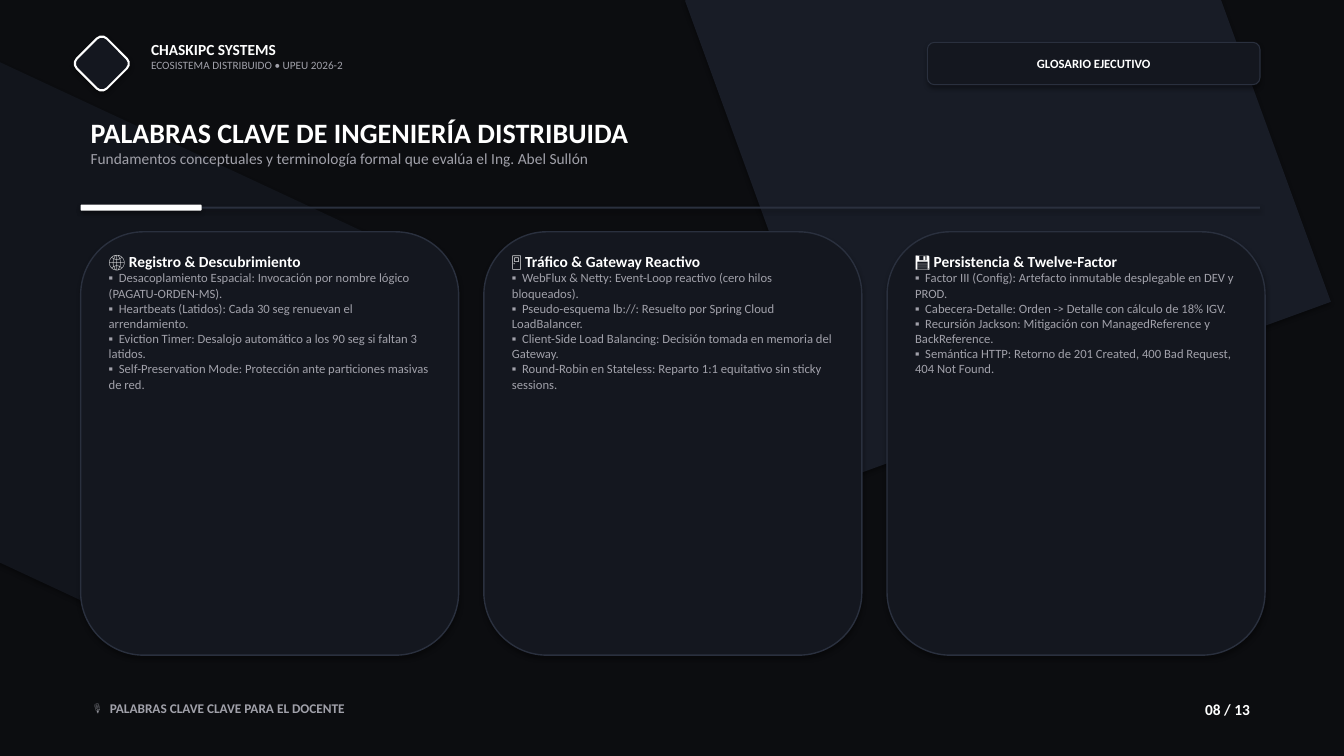
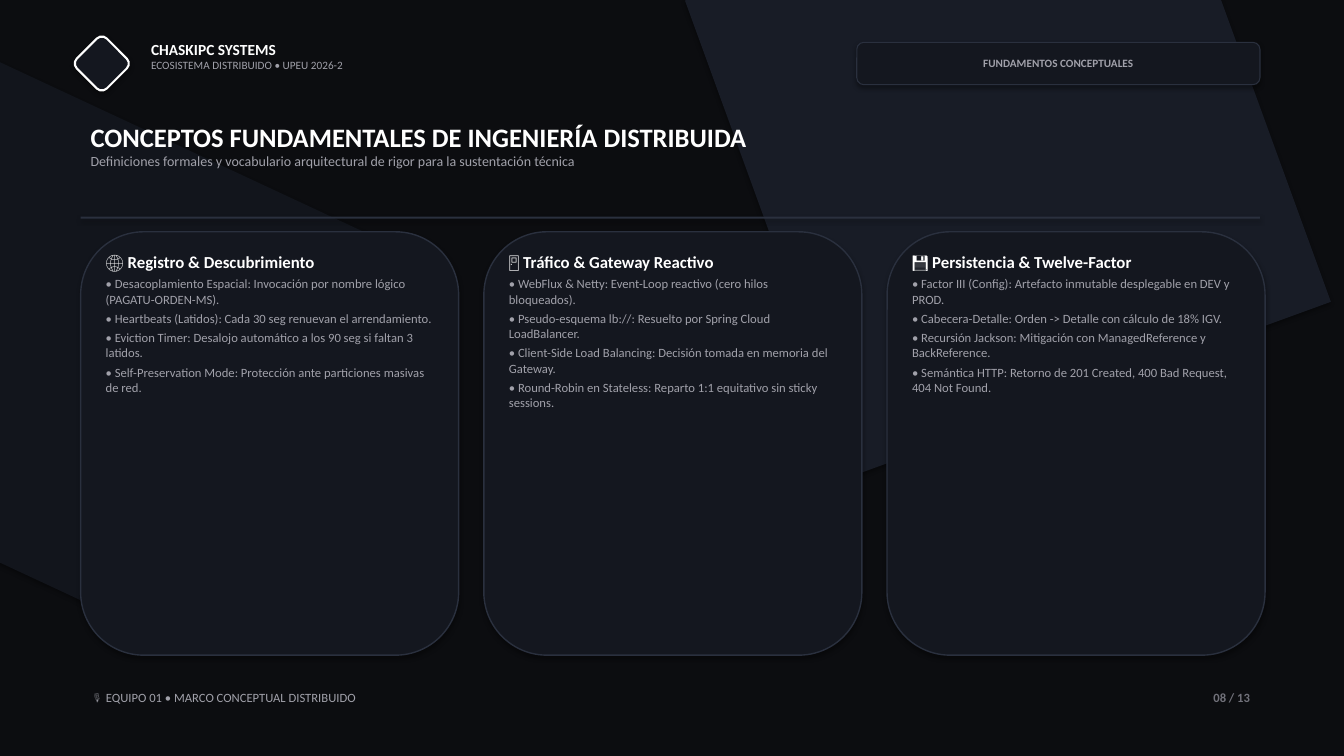
Before and after one commit to jaisesasaki24-cloud/ChaskiByte-Systems, a slide deck: slide 8 of presentacion.pptx. Drawn at 1344x756 pixels with LibreOffice and Linux fonts; fonts in the diff are those of the drawing. Boxes give left, top, right and bottom in pixels: in the first picture for what was removed or moved away, otherwise in the second. Text is boxed around its words. In the diff, an @@ line names an element or a change of style, - is before the commit and + after.

```diff
--- a/presentacion.pptx
+++ b/presentacion.pptx
@@ rounded rectangle added at [857, 42, 1260, 85], fill #14171F, outline #2A303E 0.75 pt, 8 pt, text #A1A1AA, bold @@
+FUNDAMENTOS CONCEPTUALES
@@ rounded rectangle removed at [928, 42, 1260, 85] @@
-GLOSARIO EJECUTIVO
@@ text at [91, 125, 747, 169]: text changed; size 11 to 10 pt @@
-PALABRAS CLAVE DE INGENIERÍA DISTRIBUIDA
-Fundamentos conceptuales y terminología formal que evalúa el Ing. Abel Sullón
+CONCEPTOS FUNDAMENTALES DE INGENIERÍA DISTRIBUIDA
+Definiciones formales y vocabulario arquitectural de rigor para la sustentación técnica
@@ rounded rectangle removed at [81, 205, 202, 211] @@
@@ rectangle: place and size @@
-rectangle at [81, 207, 1260, 209]
+rectangle at [81, 217, 1260, 219]
@@ text at [128, 256, 315, 271]: size 11 to 12 pt in "🌐 Registro & Descubrimiento" @@
@@ text at [523, 256, 714, 271]: size 11 to 12 pt in "🚪 Tráfico & Gateway Reactivo" @@
@@ text at [932, 256, 1131, 268]: size 11 to 12 pt in "💾 Persistencia & Twelve-Factor" @@
@@ text at [106, 279, 432, 392]: text changed @@
-▪ Desacoplamiento Espacial: Invocación por nombre lógico (PAGATU-ORDEN-MS).
-▪ Heartbeats (Latidos): Cada 30 seg renuevan el arrendamiento.
-▪ Eviction Timer: Desalojo automático a los 90 seg si faltan 3 latidos.
-▪ Self-Preservation Mode: Protección ante particiones masivas de red.
+• Desacoplamiento Espacial: Invocación por nombre lógico (PAGATU-ORDEN-MS).
+• Heartbeats (Latidos): Cada 30 seg renuevan el arrendamiento.
+• Eviction Timer: Desalojo automático a los 90 seg si faltan 3 latidos.
+• Self-Preservation Mode: Protección ante particiones masivas de red.
@@ text at [509, 279, 828, 407]: text changed @@
-▪ WebFlux & Netty: Event-Loop reactivo (cero hilos bloqueados).
-▪ Pseudo-esquema lb://: Resuelto por Spring Cloud LoadBalancer.
-▪ Client-Side Load Balancing: Decisión tomada en memoria del Gateway.
-▪ Round-Robin en Stateless: Reparto 1:1 equitativo sin sticky sessions.
+• WebFlux & Netty: Event-Loop reactivo (cero hilos bloqueados).
+• Pseudo-esquema lb://: Resuelto por Spring Cloud LoadBalancer.
+• Client-Side Load Balancing: Decisión tomada en memoria del Gateway.
+• Round-Robin en Stateless: Reparto 1:1 equitativo sin sticky sessions.
@@ text at [912, 279, 1230, 392]: text changed @@
-▪ Factor III (Config): Artefacto inmutable desplegable en DEV y PROD.
-▪ Cabecera-Detalle: Orden -> Detalle con cálculo de 18% IGV.
-▪ Recursión Jackson: Mitigación con ManagedReference y BackReference.
-▪ Semántica HTTP: Retorno de 201 Created, 400 Bad Request, 404 Not Found.
+• Factor III (Config): Artefacto inmutable desplegable en DEV y PROD.
+• Cabecera-Detalle: Orden -> Detalle con cálculo de 18% IGV.
+• Recursión Jackson: Mitigación con ManagedReference y BackReference.
+• Semántica HTTP: Retorno de 201 Created, 400 Bad Request, 404 Not Found.
@@ text "08 / 13": place and size @@
-text "08 / 13" at [1205, 704, 1250, 715]
+text "08 / 13" at [1213, 693, 1250, 702]
@@ text "08 / 13" at [1213, 693, 1250, 702]: size 11 to 9 pt, text colour #FFFFFF to #71717A @@
@@ text added at [106, 694, 356, 704], 9 pt, text #A1A1AA @@
+🎙️ EQUIPO 01 • MARCO CONCEPTUAL DISTRIBUIDO
@@ text removed at [110, 704, 345, 713] @@
-🎙️ PALABRAS CLAVE CLAVE PARA EL DOCENTE
```
Also in this commit, not shown: 12 other slides changed, 2 other files.
